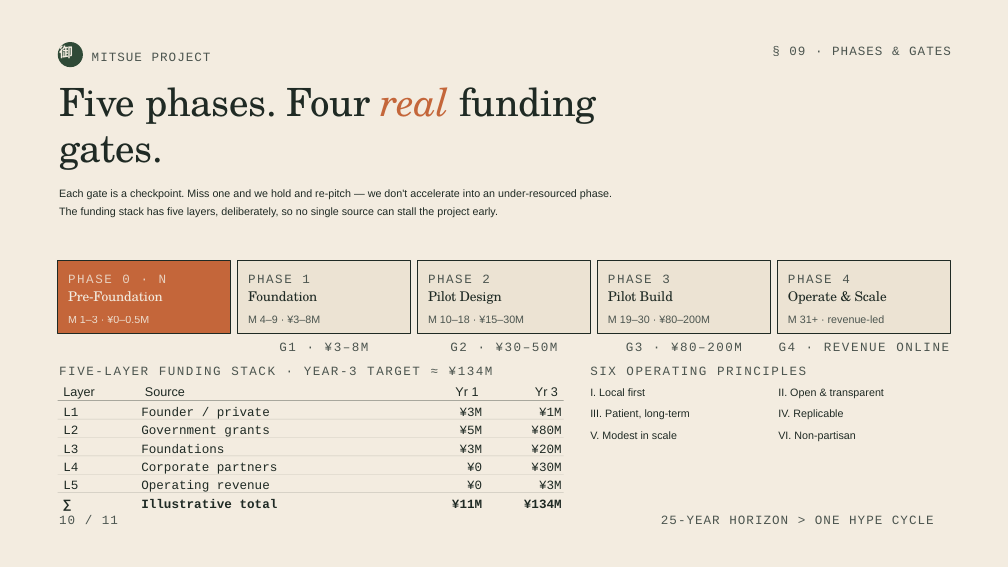
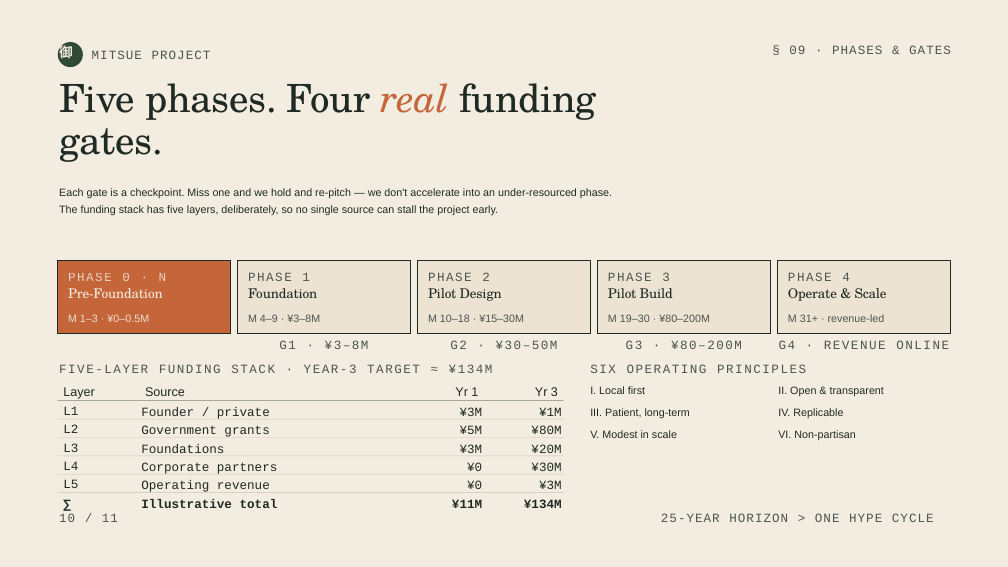
Before and after one commit to robouden/mitsue-ai-data-center, a slide deck: slide 10 of Mitsue Project Presentation.pptx. Drawn at 1008x567 pixels with LibreOffice and Linux fonts; fonts in the diff are those of the drawing. Boxes give left, top, right and bottom in pixels: in the first picture for what was removed or moved away, otherwise in the second. Text is boxed around its words. In the diff, an @@ line names an element or a change of style, - is before the commit and + after.

```diff
--- a/Mitsue Project Presentation.pptx
+++ b/Mitsue Project Presentation.pptx
@@ text "Five phases. Four real funding ..." at <box>59,83,596,162</box>: line spacing 0.98 to 0.88 @@
@@ line spacing 0.98 to 0.78 in 5 elements at <box>68,288,163,298</box>, <box>248,288,317,298</box>, <box>428,288,502,301</box>, <box>608,288,673,298</box>, <box>788,288,887,301</box> @@
@@ line spacing 1.45 to 1.35 in 4 elements at <box>59,188,612,215</box>, <box>68,314,149,322</box>, <box>428,314,524,322</box>, <box>788,314,885,322</box> @@
@@ line spacing 1 to 0.9 in 14 elements at <box>92,50,211,59</box>, <box>68,273,185,281</box>, <box>248,272,310,281</box>, <box>428,272,490,281</box>, <box>608,272,670,281</box>, <box>788,272,850,281</box>, <box>279,340,369,349</box>, <box>450,340,558,349</box>, <box>626,340,742,349</box>, <box>779,340,949,349</box>, <box>59,364,493,373</box>, <box>59,513,118,522</box>, <box>661,513,934,522</box>, <box>590,364,806,373</box> @@
@@ line spacing 1.3 to 1.2 in 3 elements at <box>590,386,645,394</box>, <box>778,386,884,397</box>, <box>778,408,843,418</box> @@
```
Also in this commit, not shown: 11 other slides changed, 33 other files.
